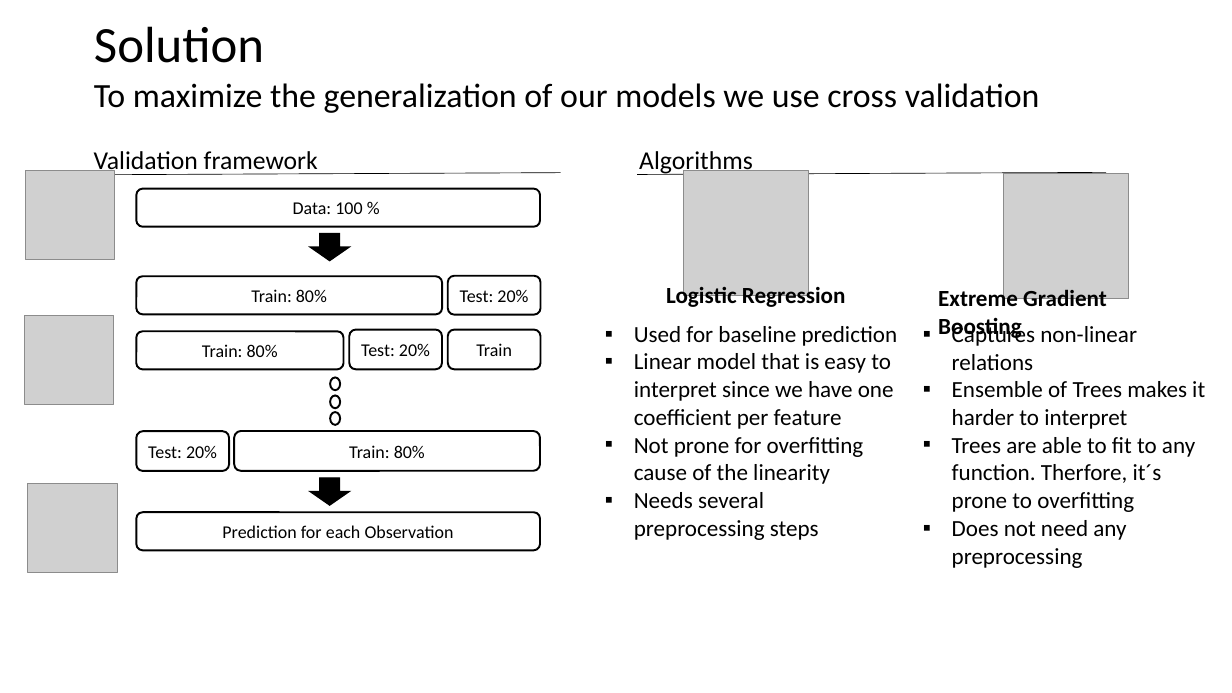
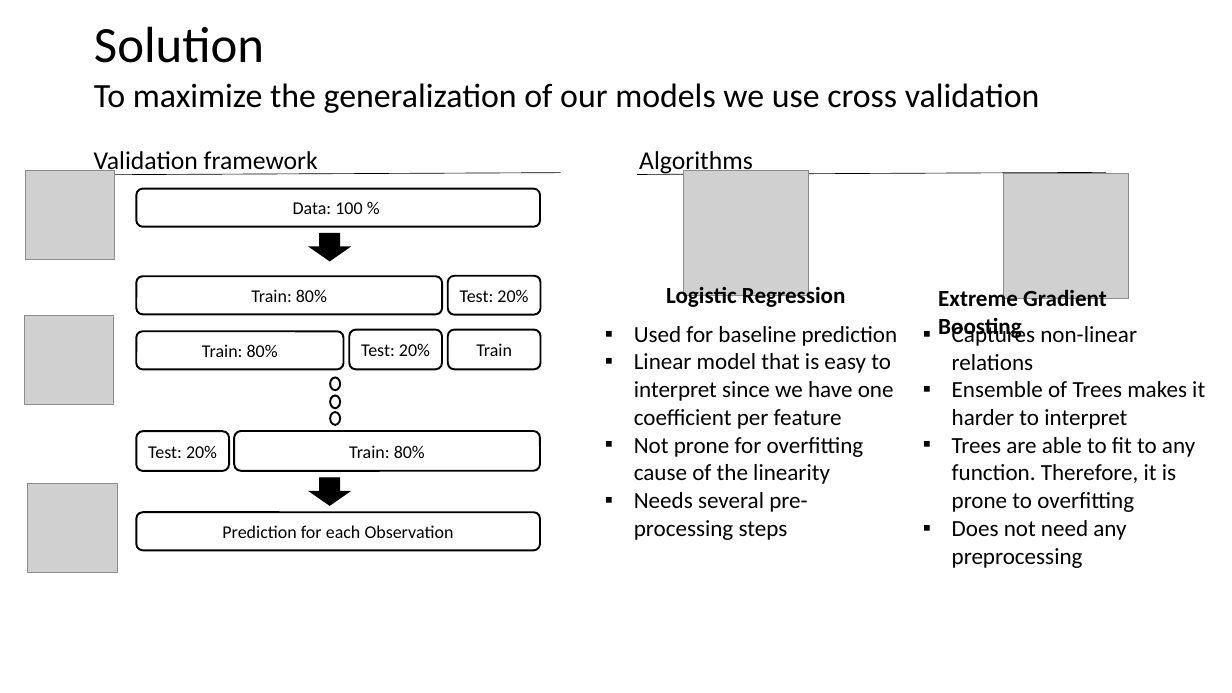
Before and after one commit to FelixKleineBoesing/InsolvencyPred, a slide deck: slide 4 of docs/final_presentation.pptx. Drawn at 1232x693 pixels with LibreOffice and Linux fonts; fonts in the diff are those of the drawing; grey boxes stand for pictures. Boxes give left, top, right and bottom in pixels: in the first picture for what was removed or moved away, otherwise in the second. Text is boxed around its words. In the diff, an @@ line names an element or a change of style, - is before the commit and + after.

```diff
--- a/docs/final_presentation.pptx
+++ b/docs/final_presentation.pptx
@@ text at (952,437,1195,512): text changed @@
-▪ Trees are able to fit to any function. Therfore, it´s prone to overfitting
+▪ Trees are able to fit to any function. Therefore, it is prone to overfitting
@@ text at (634,492,807,540): text changed @@
-▪ Needs several preprocessing steps
+▪ Needs several pre-processing steps
```
Also in this commit, not shown: 8 other slides changed, 2 other files.
